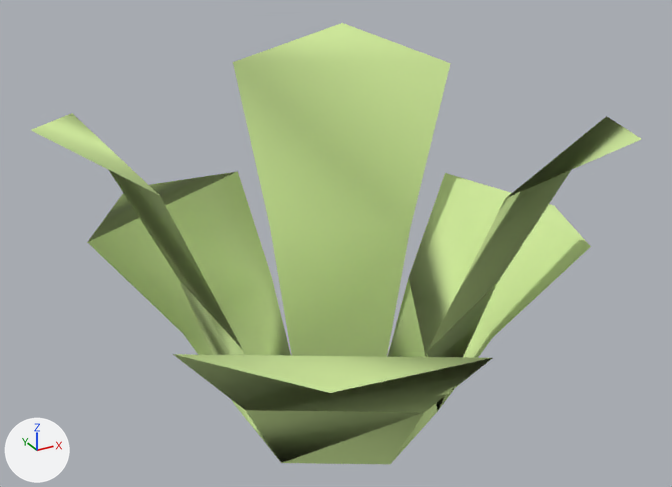
Two versions of the glTF model example_game/world/props/bush-large.prop/model.glb, one commit apart.
Camera for both pictures: a camera (50 mm lens) standing at (-0.826, -1.495, 1.124) and looking at (0.002, 0.012, 0.37). Every picture has the same lights, and +X, +Y and +Z are marked at lower left. The older version comes first.

The first picture shows 'model'.
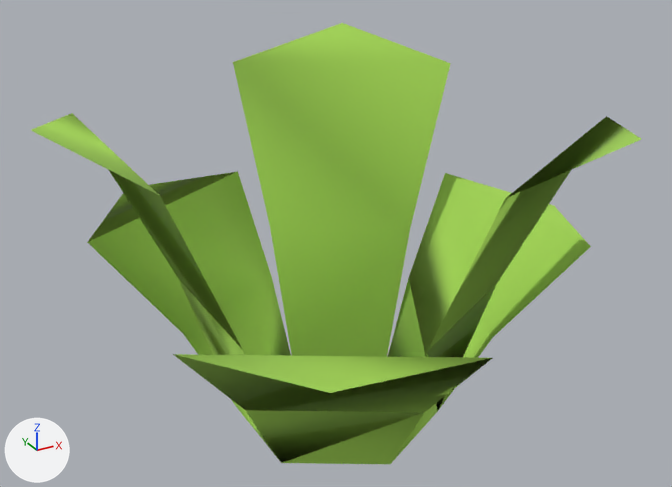
Changed parts and their boxes (x1, y1, x2, y2) in the pictures (672 x 487 px):
part 1 of me_model, recoloured (darker): (31, 23, 641, 464) in both

What the commit changed:
me_model has 36 vertices, 30 faces and spans x -0.561..0.561, y -0.504..0.504, z -0.02..0.709.
me_model is used by ob_model.
me_model part 1: 30 faces centred in x -0.478..0.478, y -0.414..0.414, z 0.042..0.663 are repainted in the vertex colours; the middle colour goes from green #d1eb9c to green #a3d455.
